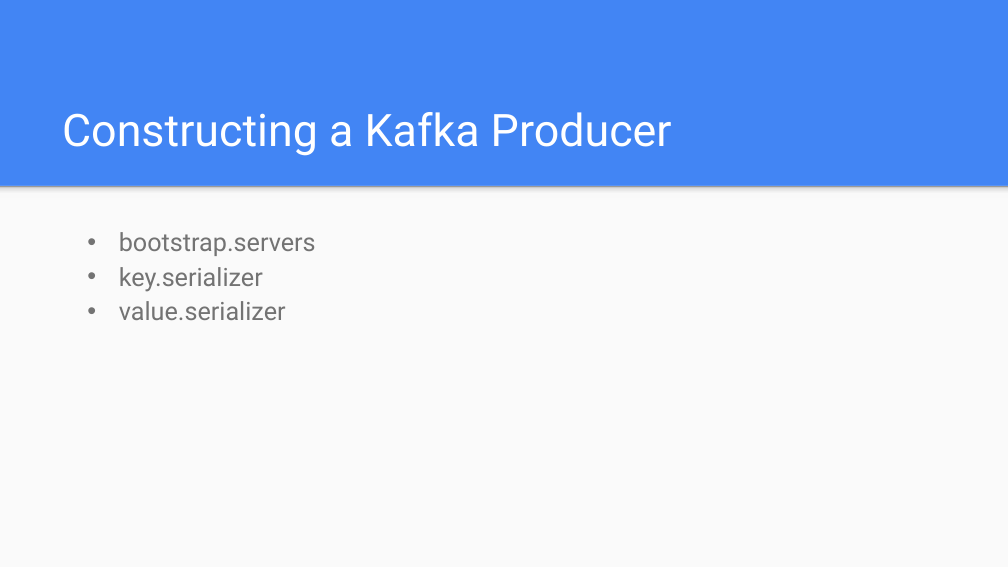
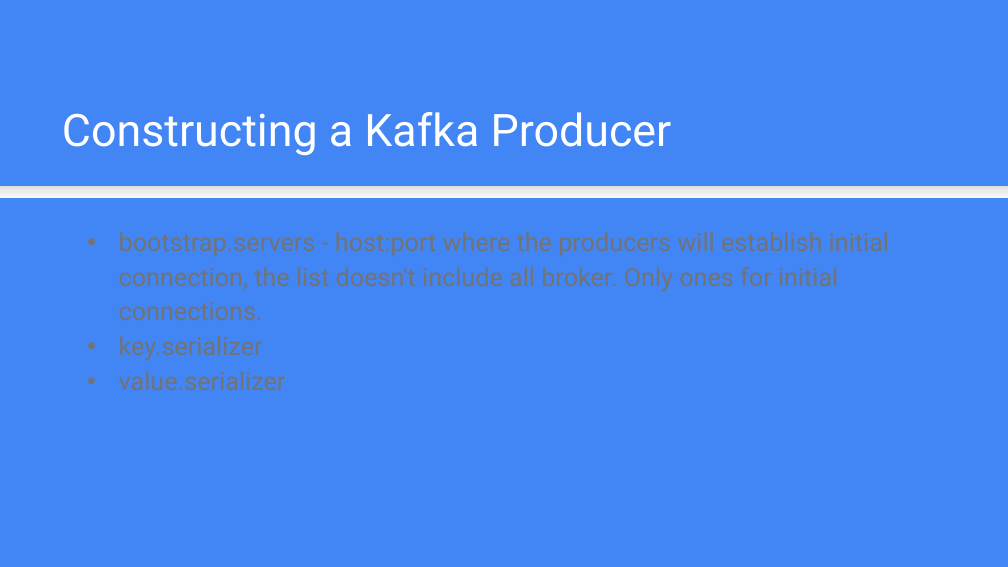
Before and after one commit to edyoda/kafka-cassandra-tutorial, a slide deck: slide 5 of Kafka Producsers.pptx (slide 4 before the commit). Drawn at 1008x567 pixels with LibreOffice and Linux fonts; fonts in the diff are those of the drawing. Boxes give left, top, right and bottom in pixels: in the first picture for what was removed or moved away, otherwise in the second. Text is boxed around its words. In the diff, an @@ line names an element or a change of style, - is before the commit and + after.

```diff
--- a/Kafka Producsers.pptx
+++ b/Kafka Producsers.pptx
@@ rectangle at <box>0,185,1008,198</box>: fill gradient #F9F9F9 to #DEDEDE to #999999 to gradient #F9F9F9 to #DEDEDE @@
@@ rectangle removed at <box>0,185,1008,566</box> @@
@@ text at <box>119,232,889,320</box>: text changed @@
-• bootstrap.servers
+• bootstrap.servers - host:port where the producers will establish initial connection, the list doesn't include all broker. Only ones for initial connections.
```
Also in this commit, not shown: 7 other slides changed, 2 slides added, 3 other files.
